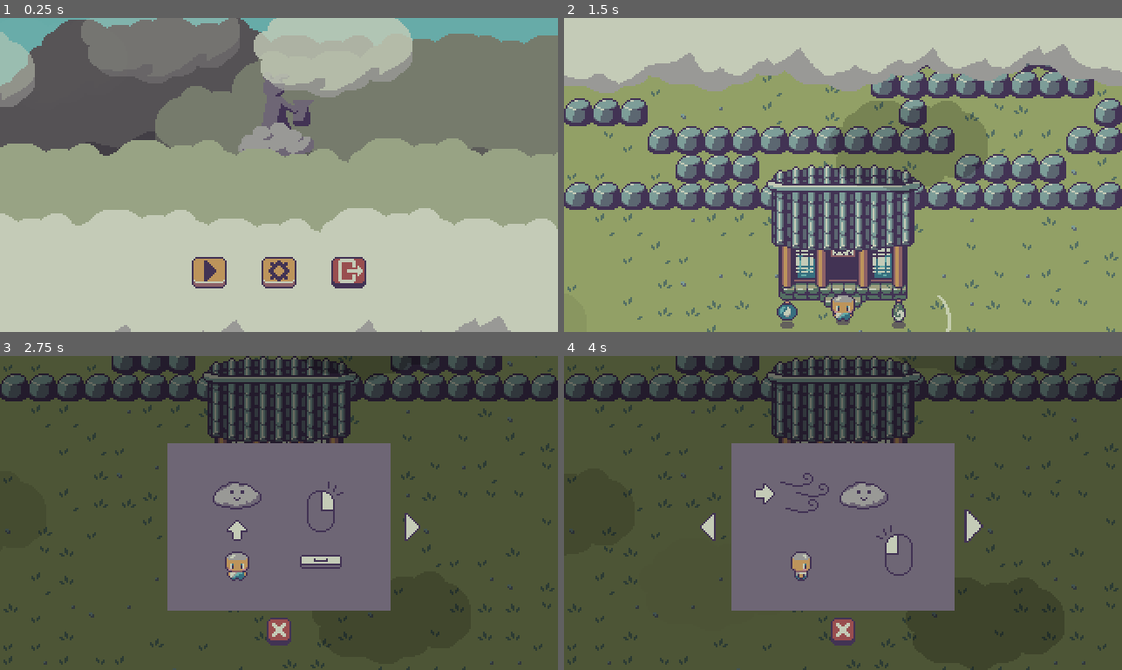
Above: before the commit, frames 1-4 (two rows, left to right).
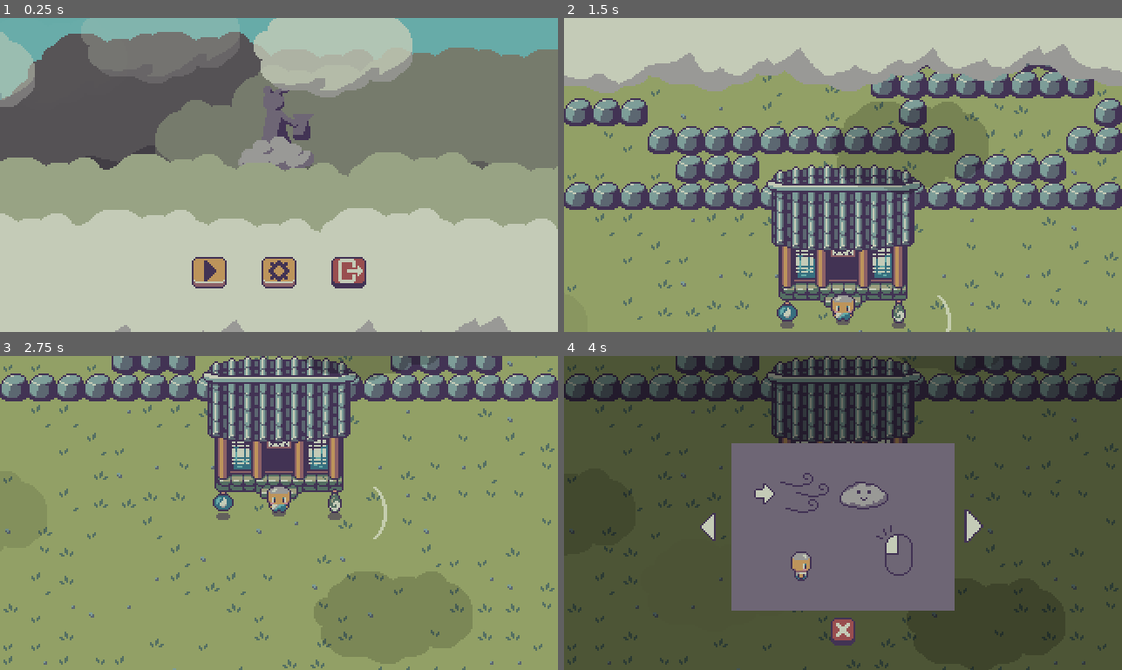
Above: after the commit, the same moments.

Repository: Boyquotes/cloud-keeper
Game: Godot game, scene res://Main.tscn
Two runs of this game, one before a commit and one after it. Both use one fixed random seed, a clock stepped at 60 frames per second and the inputs below.
Inputs (mouse positions are in pixels of both pictures, inside the frame that each line leads up to):
- Up to frame 1 (0.25 s): no input
- Up to frame 2 (1.5 s): click (776, 272) at 0.5 s; move the mouse to (965, 159) at 1.27 s; hold D (move_right) from 1.28 s (still down); tap Space (spawn_cloud) at 1.35 s
- Up to frame 3 (2.75 s): move the mouse to (167, 528) at 2.02 s; release D (move_right) at 2.03 s; hold S (move_down) from 2.03 s (still down); click (167, 528) at 2.1 s
- Up to frame 4 (4 s): move the mouse to (898, 443) at 2.77 s; release S (move_down) at 2.78 s; hold D (move_right) 2.78-3.5 s; tap Space (spawn_cloud) at 2.85 s; click (976, 525) at 3.5 s

The runs differ from the first frame. In frame 1, 8.9% of the frame differs, in the area x 0-100%, y 0-51%; in frame 2, 0.3%; in frame 3, 100%, in the area x 0-100%, y 0-100%; in frame 4, less than 0.1%.

Commit message:
Improved UI to be more visible

Diff:
--- a/src/scenes/world/EnemySpawner.gd
+++ b/src/scenes/world/EnemySpawner.gd
@@ -5,8 +5,8 @@
 var spawn_wait_times: Dictionary = {
 	0.0: 1.8,
 	30.0: 1.4,
-	60.0: 1.0,
-	90.0: 0.6
+	60.0: 1.2,
+	90.0: 1.0
 }
 
 func _ready() -> void:
--- a/src/scenes/world/World.tscn
+++ b/src/scenes/world/World.tscn
@@ -196,7 +196,7 @@
 }
 
 [sub_resource type="Animation" id=6]
-length = 1.5
+length = 2.4
 tracks/0/type = "value"
 tracks/0/path = NodePath("../WorldCamera:position")
 tracks/0/interp = 2
@@ -204,10 +204,10 @@
 tracks/0/imported = false
 tracks/0/enabled = true
 tracks/0/keys = {
-"times": PoolRealArray( 0, 1.5 ),
-"transitions": PoolRealArray( 1, 1 ),
+"times": PoolRealArray( 0, 0.8, 1.8 ),
+"transitions": PoolRealArray( 1, 0.812252, 0.170755 ),
 "update": 0,
-"values": [ Vector2( 160, -192 ), Vector2( 160, 48 ) ]
+"values": [ Vector2( 160, -192 ), Vector2( 160, -56 ), Vector2( 160, 48 ) ]
 }
 tracks/1/type = "method"
 tracks/1/path = NodePath("../Ground/Player")
@@ -216,7 +216,7 @@
 tracks/1/imported = false
 tracks/1/enabled = true
 tracks/1/keys = {
-"times": PoolRealArray( 1.5 ),
+"times": PoolRealArray( 1.8 ),
 "transitions": PoolRealArray( 1 ),
 "values": [ {
 "args": [  ],
@@ -371,17 +371,17 @@
 
 [node name="Sprite" type="Sprite" parent="CloudBorder"]
 self_modulate = Color( 0.772549, 0.8, 0.721569, 1 )
-position = Vector2( 176, 216 )
+position = Vector2( 176, 224 )
 texture = SubResource( 13 )
 
 [node name="Sprite4" type="Sprite" parent="CloudBorder"]
 self_modulate = Color( 0.603922, 0.603922, 0.592157, 1 )
-position = Vector2( 248, 152 )
+position = Vector2( 248, 160 )
 texture = SubResource( 15 )
 
 [node name="Sprite3" type="Sprite" parent="CloudBorder"]
 self_modulate = Color( 0.435294, 0.403922, 0.462745, 1 )
-position = Vector2( 144, 144 )
+position = Vector2( 144, 152 )
 texture = SubResource( 14 )
 
 [node name="Sprite2" type="Sprite" parent="CloudBorder"]
@@ -389,7 +389,7 @@
 texture = SubResource( 13 )
 
 [node name="Goddess" parent="CloudBorder" instance=ExtResource( 19 )]
-position = Vector2( 176, 184 )
+position = Vector2( 176, 192 )
 
 [node name="CloudParticles" type="Particles2D" parent="."]
 position = Vector2( 72, -216 )
--- a/src/ui/hud/HUD.tscn
+++ b/src/ui/hud/HUD.tscn
@@ -1,19 +1,27 @@
-[gd_scene load_steps=24 format=2]
-
-[ext_resource path="res://ui/hud/progress_bar.png" type="Texture" id=1]
+[gd_scene load_steps=28 format=2]
+
 [ext_resource path="res://scenes/world/Shrine.tscn" type="PackedScene" id=2]
 [ext_resource path="res://ui/hud/RainTimer.tscn" type="PackedScene" id=3]
 [ext_resource path="res://ui/hud/HUD.gd" type="Script" id=4]
 [ext_resource path="res://ui/icons.png" type="Texture" id=5]
 [ext_resource path="res://ui/theme.tres" type="Theme" id=6]
 [ext_resource path="res://ui/main_menu.png" type="Texture" id=7]
+[ext_resource path="res://ui/hud/energy_bars.png" type="Texture" id=8]
 
 [sub_resource type="Theme" id=1]
+
+[sub_resource type="AtlasTexture" id=22]
+atlas = ExtResource( 8 )
+region = Rect2( 16, 0, 8, 64 )
+
+[sub_resource type="AtlasTexture" id=21]
+atlas = ExtResource( 8 )
+region = Rect2( 0, 0, 8, 64 )
 
 [sub_resource type="Animation" id=19]
 length = 0.001
 tracks/0/type = "value"
-tracks/0/path = NodePath(".:tint_progress")
+tracks/0/path = NodePath(".:rect_scale")
 tracks/0/interp = 1
 tracks/0/loop_wrap = true
 tracks/0/imported = false
@@ -22,10 +30,10 @@
 "times": PoolRealArray( 0 ),
 "transitions": PoolRealArray( 1 ),
 "update": 0,
-"values": [ Color( 0.333333, 0.439216, 0.392157, 1 ) ]
+"values": [ Vector2( 1, 1 ) ]
 }
 tracks/1/type = "value"
-tracks/1/path = NodePath(".:rect_scale")
+tracks/1/path = NodePath(".:tint_progress")
 tracks/1/interp = 1
 tracks/1/loop_wrap = true
 tracks/1/imported = false
@@ -34,7 +42,7 @@
 "times": PoolRealArray( 0 ),
 "transitions": PoolRealArray( 1 ),
 "update": 0,
-"values": [ Vector2( 1, 1 ) ]
+"values": [ Color( 0.576471, 0.631373, 0.403922, 1 ) ]
 }
 
 [sub_resource type="Animation" id=18]
@@ -42,7 +50,7 @@
 length = 0.1
 step = 0.05
 tracks/0/type = "value"
-tracks/0/path = NodePath(".:tint_progress")
+tracks/0/path = NodePath(".:rect_scale")
 tracks/0/interp = 1
 tracks/0/loop_wrap = true
 tracks/0/imported = false
@@ -50,11 +58,11 @@
 tracks/0/keys = {
 "times": PoolRealArray( 0, 0.05 ),
 "transitions": PoolRealArray( 1, 1 ),
-"update": 1,
-"values": [ Color( 0.772549, 0.8, 0.721569, 1 ), Color( 0.333333, 0.439216, 0.392157, 1 ) ]
+"update": 0,
+"values": [ Vector2( 2, 1 ), Vector2( 1, 1 ) ]
 }
 tracks/1/type = "value"
-tracks/1/path = NodePath(".:rect_scale")
+tracks/1/path = NodePath(".:tint_progress")
 tracks/1/interp = 1
 tracks/1/loop_wrap = true
 tracks/1/imported = false
@@ -63,7 +71,7 @@
 "times": PoolRealArray( 0, 0.05 ),
 "transitions": PoolRealArray( 1, 1 ),
 "update": 0,
-"values": [ Vector2( 2, 1 ), Vector2( 1, 1 ) ]
+"values": [ Color( 1, 1, 1, 1 ), Color( 0.576471, 0.631373, 0.403922, 1 ) ]
 }
 
 [sub_resource type="AtlasTexture" id=6]
@@ -73,11 +81,19 @@
 [sub_resource type="AtlasTexture" id=8]
 atlas = ExtResource( 5 )
 region = Rect2( 0, 0, 8, 8 )
+
+[sub_resource type="AtlasTexture" id=23]
+atlas = ExtResource( 8 )
+region = Rect2( 16, 0, 8, 64 )
+
+[sub_resource type="AtlasTexture" id=20]
+atlas = ExtResource( 8 )
+region = Rect2( 8, 0, 8, 64 )
 
 [sub_resource type="Animation" id=16]
 length = 0.001
 tracks/0/type = "value"
-tracks/0/path = NodePath("ControlLayout/CloudMeter/CenterContainer/CloudBar:tint_progress")
+tracks/0/path = NodePath("ControlLayout/CloudMeter/CenterContainer/CloudBar:rect_scale")
 tracks/0/interp = 1
 tracks/0/loop_wrap = true
 tracks/0/imported = false
@@ -86,10 +102,10 @@
 "times": PoolRealArray( 0 ),
 "transitions": PoolRealArray( 1 ),
 "update": 0,
-"values": [ Color( 0.219608, 0.439216, 0.501961, 1 ) ]
+"values": [ Vector2( 1, 1 ) ]
 }
 tracks/1/type = "value"
-tracks/1/path = NodePath("ControlLayout/CloudMeter/CenterContainer/CloudBar:rect_scale")
+tracks/1/path = NodePath("ControlLayout/CloudMeter/CenterContainer/CloudBar:tint_progress")
 tracks/1/interp = 1
 tracks/1/loop_wrap = true
 tracks/1/imported = false
@@ -98,7 +114,7 @@
 "times": PoolRealArray( 0 ),
 "transitions": PoolRealArray( 1 ),
 "update": 0,
-"values": [ Vector2( 1, 1 ) ]
+"values": [ Color( 0.407843, 0.67451, 0.662745, 1 ) ]
 }
 
 [sub_resource type="Animation" id=17]
@@ -106,7 +122,7 @@
 length = 0.1
 step = 0.05
 tracks/0/type = "value"
-tracks/0/path = NodePath("ControlLayout/CloudMeter/CenterContainer/CloudBar:tint_progress")
+tracks/0/path = NodePath("ControlLayout/CloudMeter/CenterContainer/CloudBar:rect_scale")
 tracks/0/interp = 1
 tracks/0/loop_wrap = true
 tracks/0/imported = false
@@ -114,11 +130,11 @@
 tracks/0/keys = {
 "times": PoolRealArray( 0, 0.05 ),
 "transitions": PoolRealArray( 1, 1 ),
-"update": 1,
-"values": [ Color( 0.772549, 0.8, 0.721569, 1 ), Color( 0.219608, 0.439216, 0.501961, 1 ) ]
+"update": 0,
+"values": [ Vector2( 2, 1 ), Vector2( 1, 1 ) ]
 }
 tracks/1/type = "value"
-tracks/1/path = NodePath("ControlLayout/CloudMeter/CenterContainer/CloudBar:rect_scale")
+tracks/1/path = NodePath("ControlLayout/CloudMeter/CenterContainer/CloudBar:tint_progress")
 tracks/1/interp = 1
 tracks/1/loop_wrap = true
 tracks/1/imported = false
@@ -127,7 +143,7 @@
 "times": PoolRealArray( 0, 0.05 ),
 "transitions": PoolRealArray( 1, 1 ),
 "update": 0,
-"values": [ Vector2( 2, 1 ), Vector2( 1, 1 ) ]
+"values": [ Color( 1, 1, 1, 1 ), Color( 0.407843, 0.67451, 0.662745, 1 ) ]
 }
 
 [sub_resource type="AtlasTexture" id=5]
@@ -209,19 +225,19 @@
 
 [node name="WindBar" type="TextureProgress" parent="ControlLayout/WindMeter/CenterContainer"]
 unique_name_in_owner = true
-margin_left = 6.0
-margin_right = 10.0
+margin_left = 4.0
+margin_right = 12.0
 margin_bottom = 64.0
 rect_min_size = Vector2( 4, 64 )
-rect_pivot_offset = Vector2( 2, 32 )
+rect_pivot_offset = Vector2( 4, 32 )
 mouse_filter = 2
 theme = SubResource( 1 )
 step = 0.01
-value = 100.0
-texture_progress = ExtResource( 1 )
+value = 60.0
+texture_under = SubResource( 22 )
+texture_progress = SubResource( 21 )
 fill_mode = 3
-tint_progress = Color( 0.333333, 0.439216, 0.392157, 1 )
-nine_patch_stretch = true
+tint_progress = Color( 0.576471, 0.631373, 0.403922, 1 )
 
 [node name="WindAnimationPlayer" type="AnimationPlayer" parent="ControlLayout/WindMeter/CenterContainer/WindBar"]
 unique_name_in_owner = true
@@ -272,19 +288,19 @@
 
 [node name="CloudBar" type="TextureProgress" parent="ControlLayout/CloudMeter/CenterContainer"]
 unique_name_in_owner = true
-margin_left = 6.0
-margin_right = 10.0
+margin_left = 4.0
+margin_right = 12.0
 margin_bottom = 64.0
 rect_min_size = Vector2( 4, 64 )
-rect_pivot_offset = Vector2( 2, 32 )
+rect_pivot_offset = Vector2( 4, 32 )
 mouse_filter = 2
 theme = SubResource( 1 )
 step = 0.01
 value = 100.0
-texture_progress = ExtResource( 1 )
+texture_under = SubResource( 23 )
+texture_progress = SubResource( 20 )
 fill_mode = 3
-tint_progress = Color( 0.219608, 0.439216, 0.501961, 1 )
-nine_patch_stretch = true
+tint_progress = Color( 0.407843, 0.67451, 0.662745, 1 )
 
 [node name="CloudAnimationPlayer" type="AnimationPlayer" parent="ControlLayout/CloudMeter/CenterContainer/CloudBar"]
 unique_name_in_owner = true
--- a/src/ui/hud/ShrineHealthFgStyleBox.tres
+++ b/src/ui/hud/ShrineHealthFgStyleBox.tres
@@ -2,3 +2,8 @@
 
 [resource]
 bg_color = Color( 0.431373, 0.666667, 0.470588, 1 )
+border_width_left = 1
+border_width_top = 1
+border_width_right = 1
+border_width_bottom = 1
+border_color = Color( 0.262745, 0.203922, 0.333333, 1 )
Binary file added: src/ui/hud/energy_bars.png
Not shown, added: src/ui/hud/energy_bars.png.import
